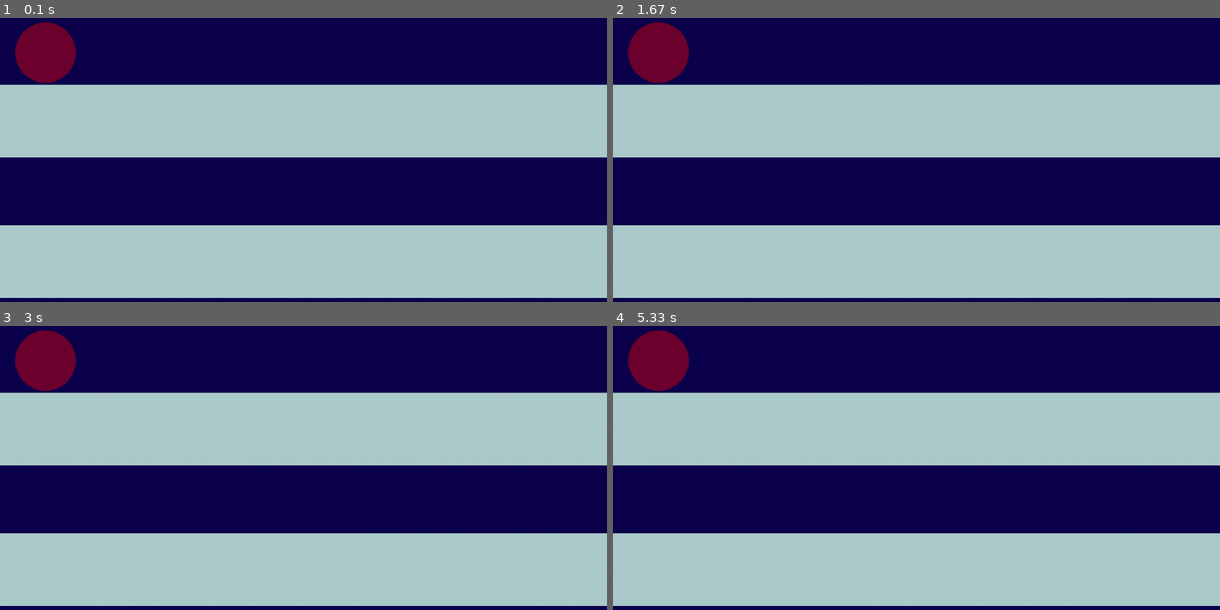
Above: before the commit, frames 1-4 (two rows, left to right).
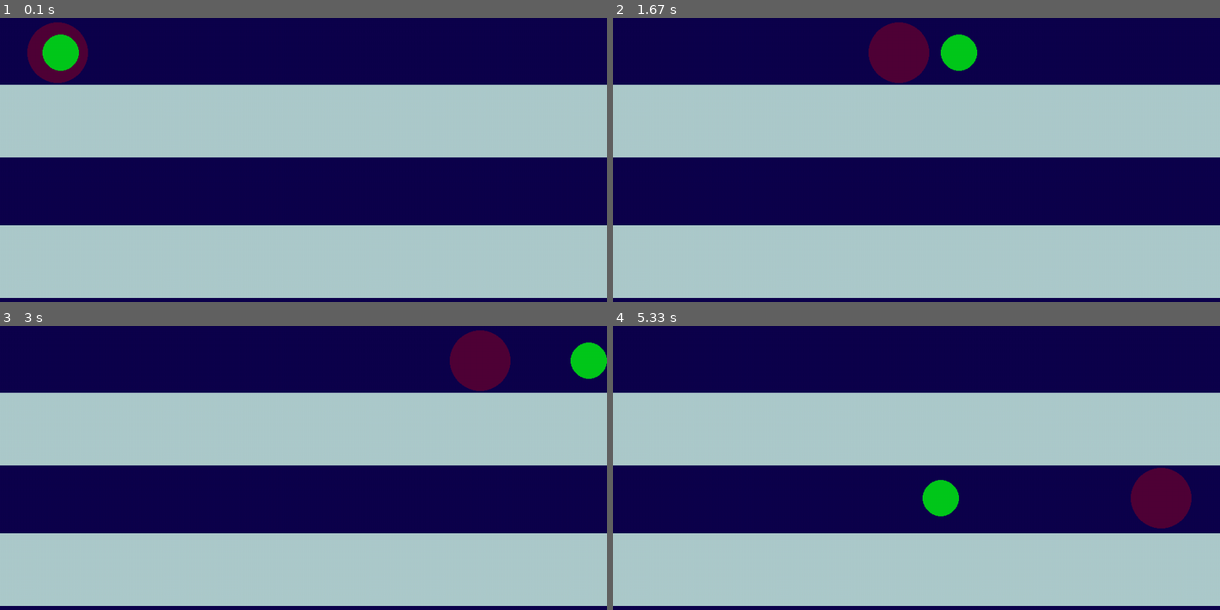
Above: after the commit, the same moments.

Repository: JeanRozanov880/my_pygame_tasks
Game: pygame game, started from task6.py
The game is run twice, just before and just after one commit, with the same random seed, the same clock (stepped at 60 frames per second) and the same inputs.
Inputs:
- Up to frame 1 (0.1 s): no input
- Up to frame 2 (1.67 s): no input
- Up to frame 3 (3 s): no input
- Up to frame 4 (5.33 s): no input

The runs differ from the first frame. In frame 1, 2.1% of the frame differs, in the area x 2-15%, y 1-23%; in frame 2, 4.0%; in frame 3, 4.0%, in the area x 2-100%, y 1-23%; in frame 4, 4.0%.

Commit message:
Update task6.py

Diff:
--- a/task6.py
+++ b/task6.py
@@ -25,17 +25,19 @@
 # слой №2 - первый шар
 ball1 = pg.Surface((BALL_WIDTH, BALL_HEIGHT), pg.SRCALPHA)
 ball1.fill((0, 0, 0, 0))  # сначала делаем всю поверхность полностью прозрачной
-pg.draw.circle(ball1, (*RED, 100), (BALL_WIDTH / 2, BALL_HEIGHT / 2), r1)
+pg.draw.circle(ball1, (*RED, 70), (BALL_WIDTH / 2, BALL_HEIGHT / 2), r1)
 
 # слой №3 - второй шар
 ball2 = pg.Surface((BALL_WIDTH, BALL_HEIGHT), pg.SRCALPHA)
 ball2.fill((0, 0, 0, 0))  # сначала делаем всю поверхность полностью прозрачной
-pg.draw.circle(ball2, (*GREEN, 190), (BALL_WIDTH / 2, BALL_HEIGHT / 2), r2)
+pg.draw.circle(ball2, (*GREEN, 255), (BALL_WIDTH / 2, BALL_HEIGHT / 2), r2)
 
 ball_x1, ball_y1 = 0, 0
 ball_x2, ball_y2 = 0, 0
-speed1 = 10
-speed2 = 20
+speed1 = 4
+speed2 = 5
+direction1 = 1 # направление (1-ого шара): 1 - вправо, -1 - влево
+direction2 = 1 # направление (2-ого шара): 1 - вправо, -1 - влево
 
 screen.blit(background, (0, 0))
 screen.blit(ball1, (ball_x1, ball_y1))
@@ -58,8 +60,25 @@
         break
 
     # изменение характеристик объектов:
+    # обработка движения 1-го шара:
+    if ball_x1 >= WIN_WIDTH + r1:
+        direction1 = -1
+        ball_y1 = BALL_HEIGHT / 0.66
+    elif ball_x1 <= 0 - r1:  # достиг левой границы
+        direction1 = 1  # меняем направление направо
+        ball_y1 = BALL_HEIGHT / 35  # поднимаем шар обратно
+    ball_x1 += speed1 * direction1
 
+    # обработка движения 2-го шара:
+    if ball_x2 >= WIN_WIDTH + r2:
+        direction2 = -1
+        ball_y2 = BALL_HEIGHT / 0.66
+    elif ball_x2 <= 0 - r2:
+        direction2 = 1
+        ball_y2 = BALL_HEIGHT / 35
+    ball_x2 += speed2 * direction2
 
     screen.blit(background, (0, 0))
     screen.blit(ball1, (ball_x1, ball_y1))
-    pg.display.update()  # обновление экрана, чтобы отобразить новую перерисовку# задание на слои
+    screen.blit(ball2, (ball_x2, ball_y2))
+    pg.display.update()  # обновление экрана, чтобы отобразить новую перерисовку
